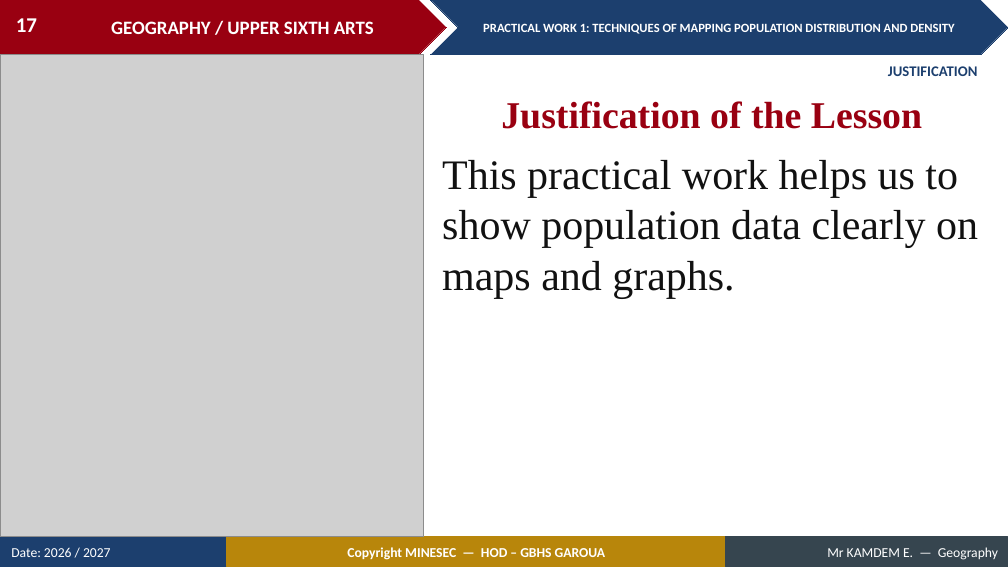
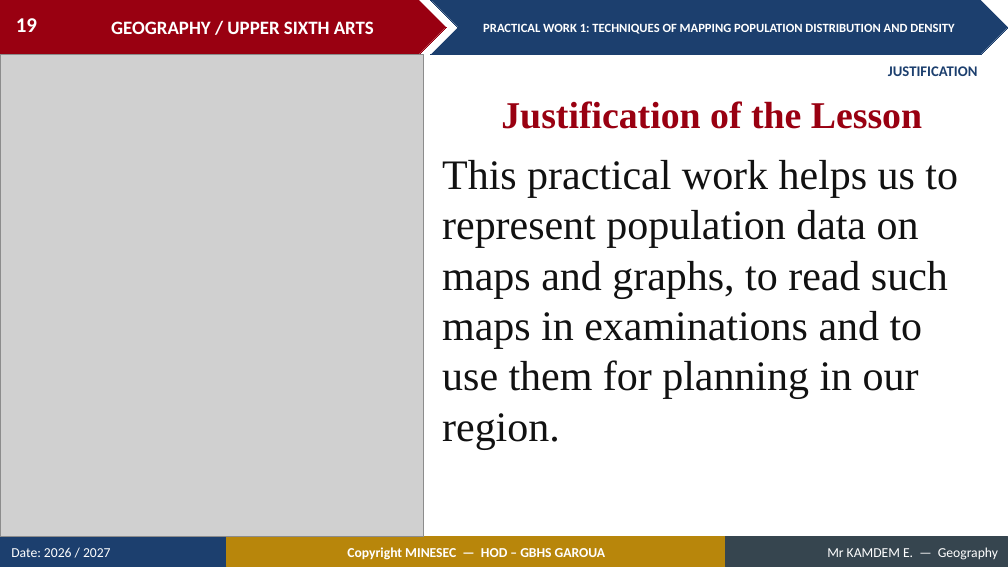
Before and after one commit to Berthautk/linea-github, a slide deck: slide 19 of lecons/USA/Population Geography/03_USA_POP_PW01_Techniques_of_Mapping_Population_Distribution_and_Density.pptx (slide 17 before the commit). Drawn at 1008x567 pixels with LibreOffice and Linux fonts; fonts in the diff are those of the drawing; grey boxes stand for pictures. Boxes give left, top, right and bottom in pixels: in the first picture for what was removed or moved away, otherwise in the second. Text is boxed around its words. In the diff, an @@ line names an element or a change of style, - is before the commit and + after.

```diff
--- a/lecons/USA/Population Geography/03_USA_POP_PW01_Techniques_of_Mapping_Population_Distribution_and_Density.pptx
+++ b/lecons/USA/Population Geography/03_USA_POP_PW01_Techniques_of_Mapping_Population_Distribution_and_Density.pptx
@@ page number at (x1=16, y1=18, x2=37, y2=32): text changed @@
-17
+19
@@ text at (x1=442, y1=160, x2=958, y2=449): text changed @@
-This practical work helps us to show population data clearly on maps and graphs.
+This practical work helps us to represent population data on maps and graphs, to read such maps in examinations and to use them for planning in our region.
```
Also in this commit, not shown: 36 other slides changed, 32 slides added, 10 slides removed, 9 other files.
